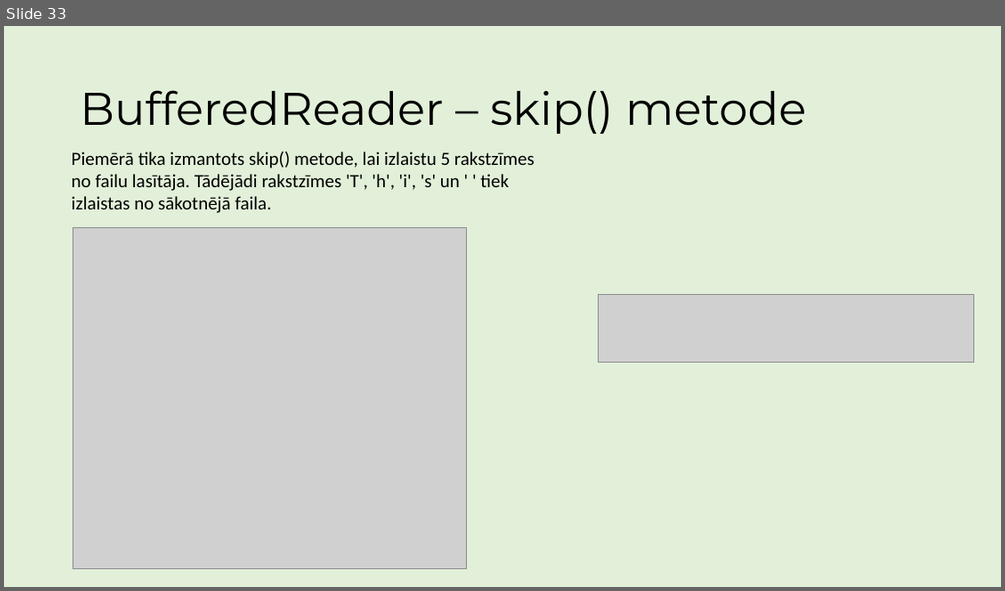
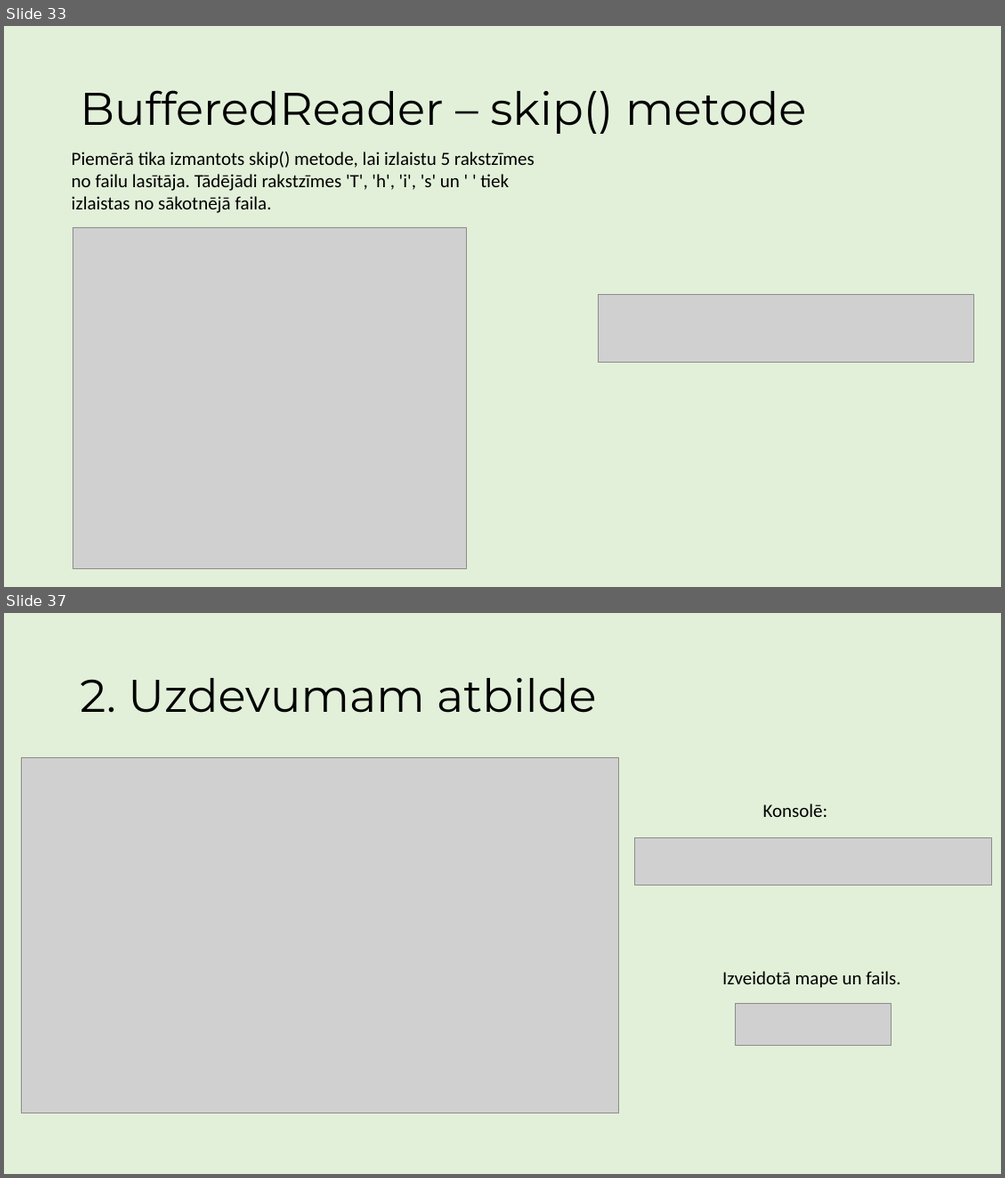
Before and after one commit to ricciss/TekstaDatnes, a slide deck: MacibuMaterials.pptx. Shown one above the other, each under a label of ours: slide 33 before the commit, slides 33 and 37 after it; the slides between them are not shown. The pictures are 1005x591 and 1005x1178 pixels, drawn with LibreOffice and Linux fonts; fonts in the diff are those of the drawing; grey boxes stand for pictures. Boxes give left, top, right and bottom in pixels: in the first picture for what was removed or moved away, otherwise in the second. Text is boxed around its words. In the diff, an @@ line names an element or a change of style, - is before the commit and + after.

```diff
--- a/MacibuMaterials.pptx
+++ b/MacibuMaterials.pptx
@@ slide 37 added at [4, 613, 1001, 1174], background #E2F0D9 @@
@@ title added at [80, 678, 596, 713], 44 pt, text #000000 @@
+2. Uzdevumam atbilde
@@ picture added at [21, 757, 619, 1113] @@
@@ text added at [763, 803, 828, 817], 18 pt, text #000000 @@
+Konsolē:
@@ picture added at [635, 838, 992, 885] @@
@@ text added at [722, 971, 900, 988], 18 pt, text #000000 @@
+Izveidotā mape un fails.
@@ picture added at [736, 1003, 890, 1045] @@
```
Also in this commit, not shown: 6 other slides added.
